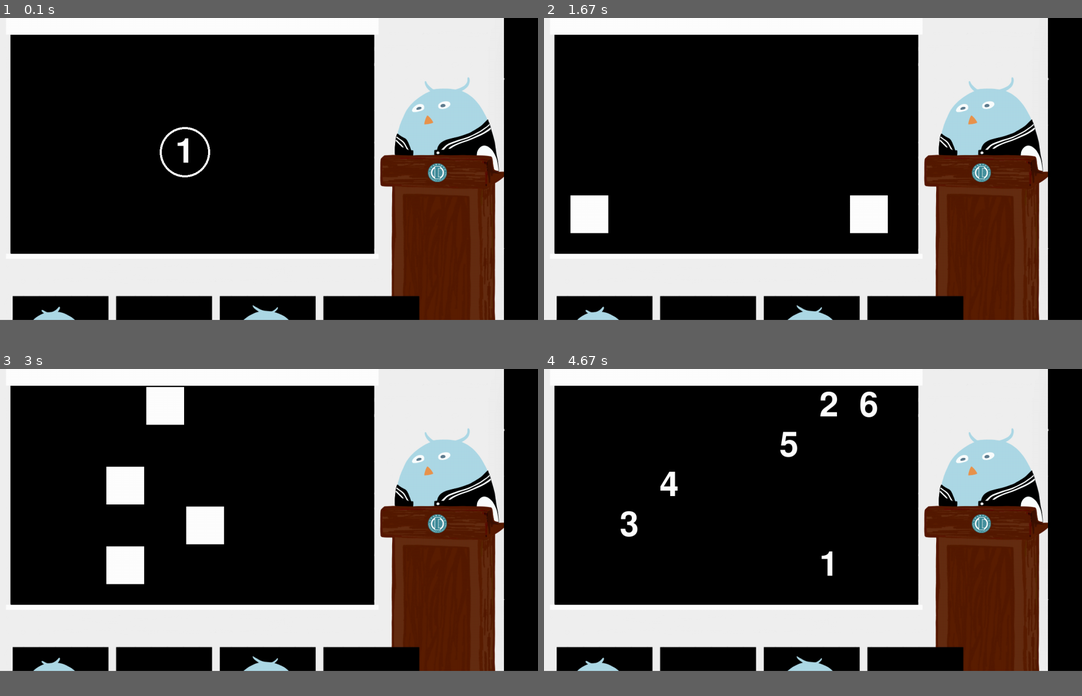
Above: before the commit, frames 1-4 (two rows, left to right).
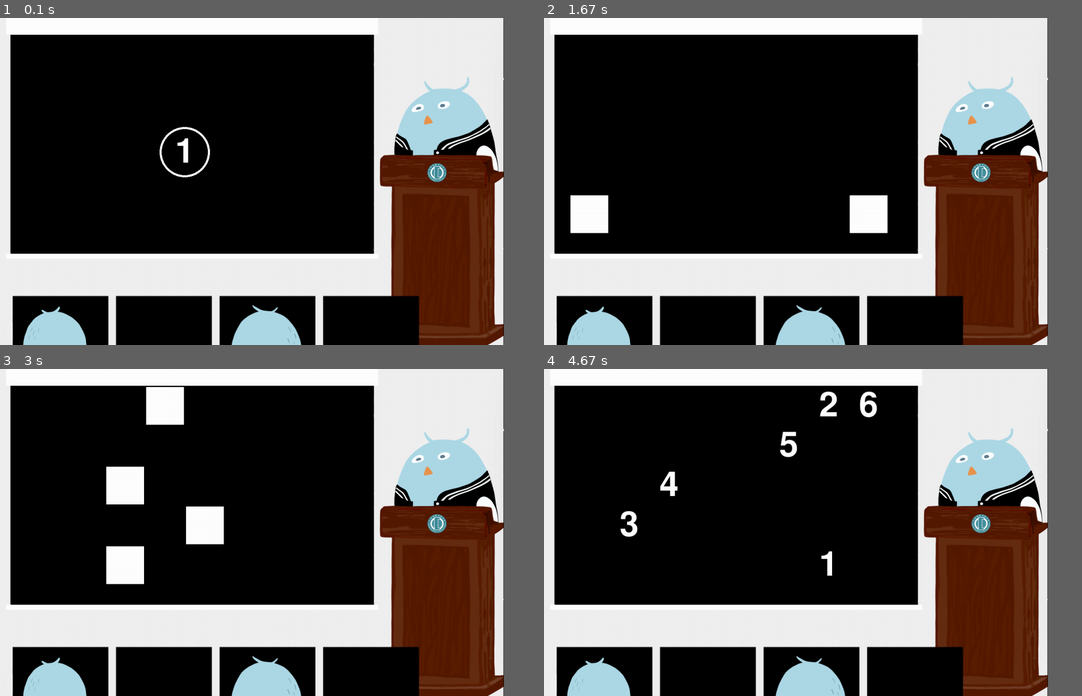
Above: after the commit, the same moments.

Repository: iank1m/OSS-Project_pygame
Game: pygame game, started from 7_setup.py
The game is run twice, just before and just after one commit, with the same random seed, the same clock (stepped at 60 frames per second) and the same inputs.
Inputs (mouse positions are in pixels of both pictures, inside the frame that each line leads up to):
- Up to frame 1 (0.1 s): no input
- Up to frame 2 (1.67 s): click "1" at 0.38 s; click "1" at 0.72 s; click (829, 93) at 1.05 s; click (866, 135) at 1.38 s
- Up to frame 3 (3 s): click (322, 565) at 1.72 s; click (43, 565) at 2.05 s; click "2" at 2.38 s; click "1" at 2.72 s
- Up to frame 4 (4.67 s): click (748, 525) at 3.05 s; click (667, 565) at 3.38 s; click (667, 486) at 3.72 s; click (710, 404) at 4.05 s; click "3" at 4.38 s
The window is 900x506 before the commit and 843x548 after it. Grey fills any space a smaller window leaves; there, only what the larger window draws over its background counts as a difference.

The runs differ from the first frame. In frame 1, 4.4% of the frame differs, in the area x 0-94%, y 0-100%; in frame 2, 4.4%; in frame 3, 4.4%; in frame 4, 4.5%.

Commit message:
Update 7_setup.py
레아어웃 수정_끝!!!!!!!!

Diff:
--- a/7_setup.py
+++ b/7_setup.py
@@ -127,8 +127,8 @@
 
 # 초기화
 pygame.init()
-screen_width = 1280 # 가로 크기
-screen_height = 720 # 세로 크기
+screen_width = 1200 # 가로 크기
+screen_height = 780 # 세로 크기
 screen = pygame.display.set_mode((screen_width, screen_height))
 pygame.display.set_caption("Memory Game")
 game_font = pygame.font.Font(None, 120) # 폰트 정의
